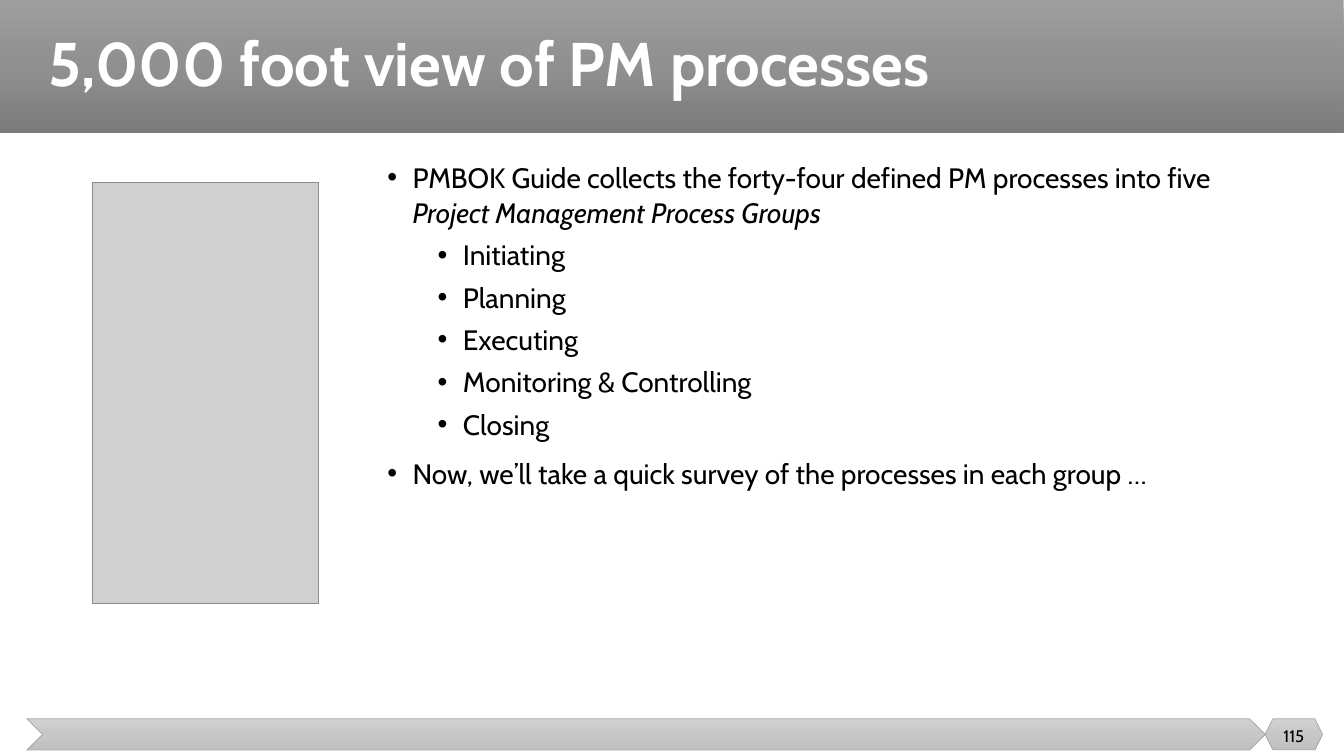
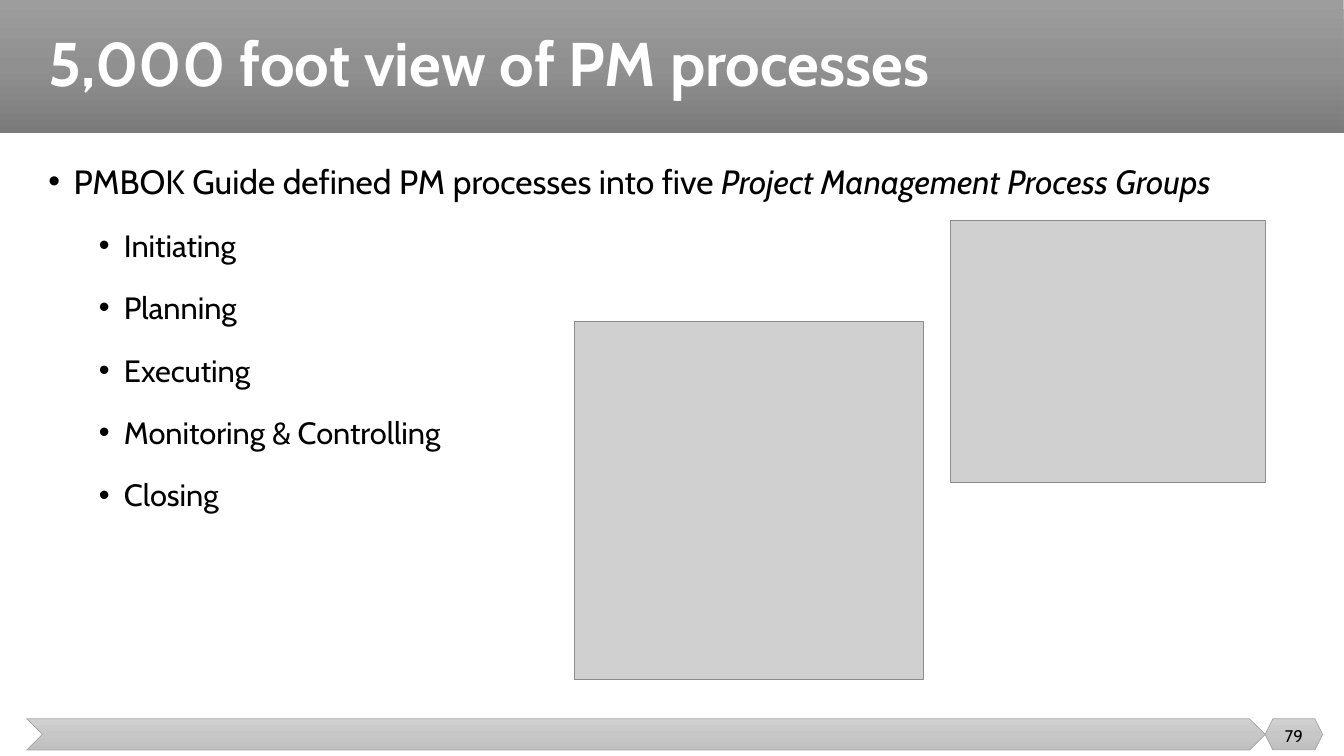
Before and after one commit to malenezi/malenezi, a slide deck: slide 79 of SE423/Lectures/2-SE Context/Project Management and SE Context.pptx (slide 115 before the commit). Drawn at 1344x756 pixels with LibreOffice and Linux fonts; fonts in the diff are those of the drawing; grey boxes stand for pictures. Boxes give left, top, right and bottom in pixels: in the first picture for what was removed or moved away, otherwise in the second. Text is boxed around its words. In the diff, an @@ line names an element or a change of style, - is before the commit and + after.

```diff
--- a/SE423/Lectures/2-SE Context/Project Management and SE Context.pptx
+++ b/SE423/Lectures/2-SE Context/Project Management and SE Context.pptx
@@ text "PMBOK Guide defined PM processes ...": place and size @@
-text "PMBOK Guide defined PM processes ..." at [413, 167, 1210, 490]
+text "PMBOK Guide defined PM processes ..." at [74, 168, 1210, 513]
@@ text at [74, 168, 1210, 202]: text changed; size 20 to 24 pt @@
-• PMBOK Guide collects the forty-four defined PM processes into five Project Management Process Groups
+• PMBOK Guide defined PM processes into five Project Management Process Groups
@@ picture removed at [92, 182, 319, 604] @@
@@ text at [124, 235, 441, 513]: size 20 to 22 pt in "Initiating", "Planning", "Executing", "Monitoring & Controlling" and 1 more places; line spacing 1.05 to 1.5 @@
@@ picture added at [951, 221, 1265, 483] @@
@@ picture added at [575, 322, 924, 680] @@
@@ text at [413, 463, 1121, 490]: paragraph removed @@
-• Now, we’ll take a quick survey of the processes in each group …
@@ page number at [1285, 730, 1303, 742]: text changed @@
-115
+79
```
Also in this commit, not shown: 56 other slides changed, 1 slide added, 15 slides removed, 7 other files.
